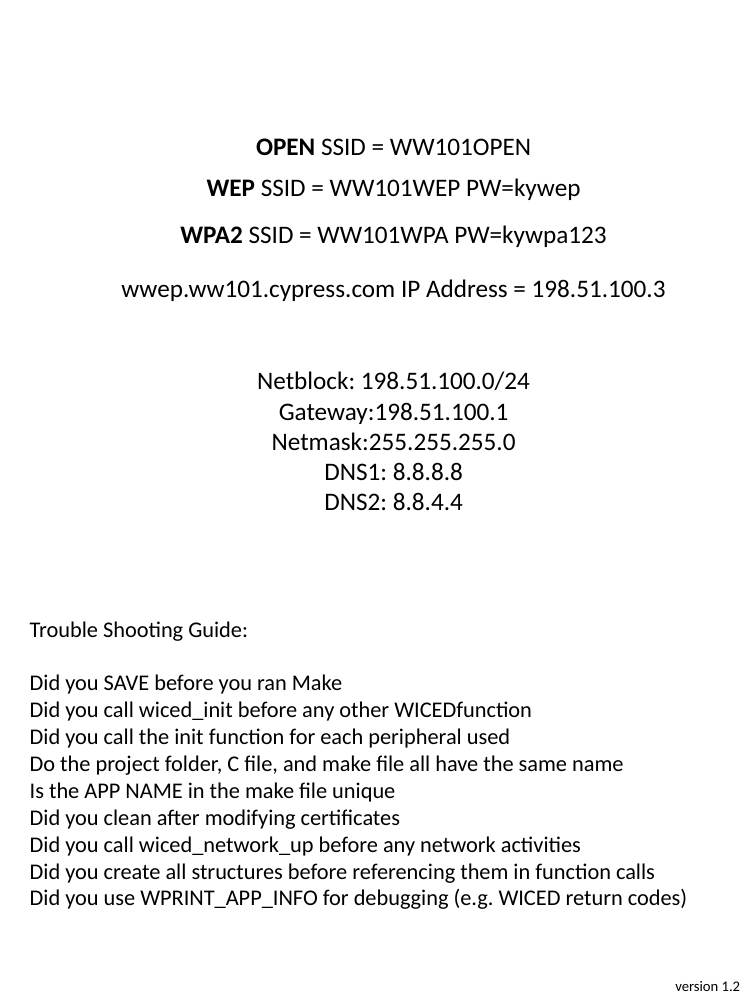
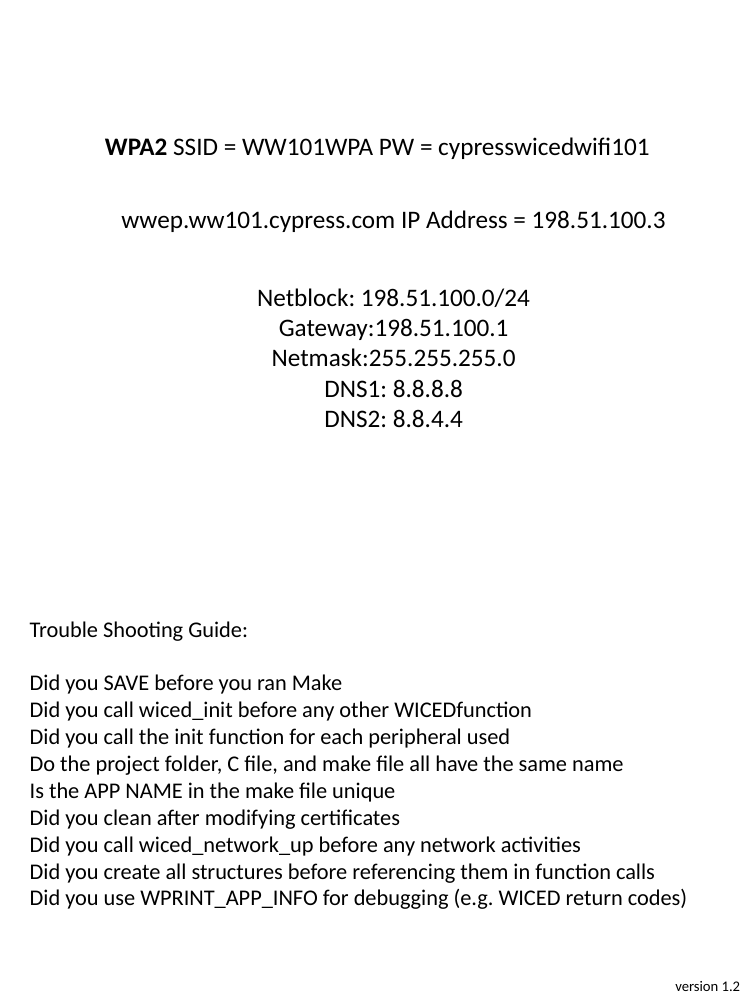
Before and after one commit to iotexpert/WW101, a slide deck: slide 2 of labmanual/English/WW101-Binder-Cover.pptx. Drawn at 756x1008 pixels with LibreOffice and Linux fonts; fonts in the diff are those of the drawing. Boxes give left, top, right and bottom in pixels: in the first picture for what was removed or moved away, otherwise in the second. Text is boxed around its words. In the diff, an @@ line names an element or a change of style, - is before the commit and + after.

Commit message:
Remove open and WEP network.

```diff
--- a/labmanual/English/WW101-Binder-Cover.pptx
+++ b/labmanual/English/WW101-Binder-Cover.pptx
@@ text at (x1=105, y1=137, x2=649, y2=159): text changed @@
-WPA2 SSID = WW101WPA PW=kywpa123
+WPA2 SSID = WW101WPA PW = cypresswicedwifi101
@@ text removed at (x1=256, y1=138, x2=531, y2=155) @@
-OPEN SSID = WW101OPEN
@@ text removed at (x1=207, y1=178, x2=580, y2=200) @@
-WEP SSID = WW101WEP PW=kywep
@@ text "wwep.ww101.cypress.com IP Address = 198.51.100.3" moved from (x1=121, y1=279, x2=666, y2=301) to (x1=121, y1=210, x2=666, y2=232) @@
@@ text "Netblock: 198.51.100.0/24" moved from (x1=257, y1=371, x2=530, y2=511) to (x1=257, y1=288, x2=530, y2=428) @@
```
Also in this commit, not shown: 9 other files.
